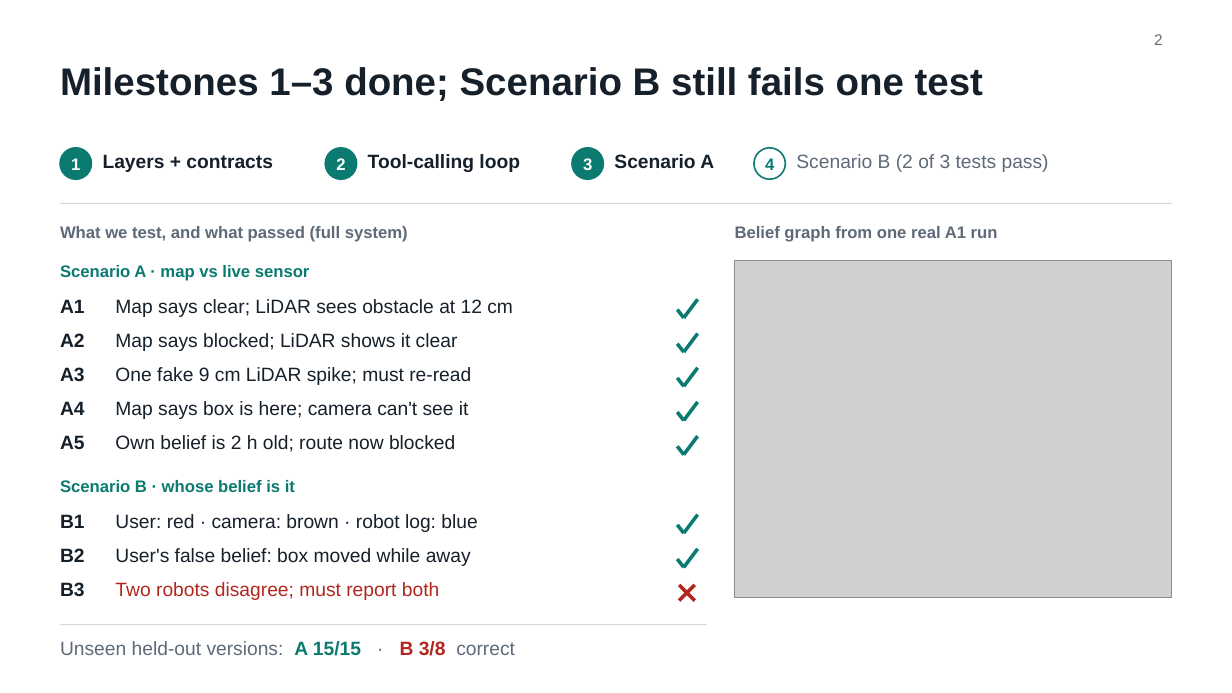
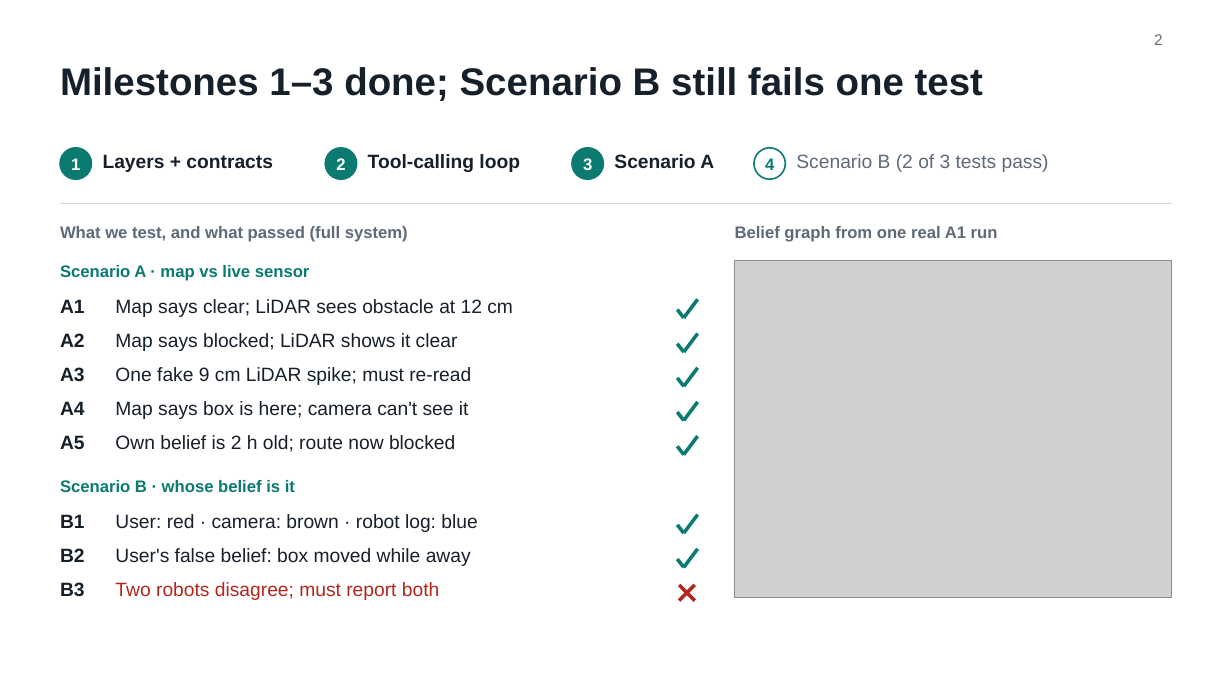
Before and after one commit to Sid-1806/I_Agent_AI_Project, a slide deck: slide 2 of I_Agent_FlashTalk.pptx. Drawn at 1232x693 pixels with LibreOffice and Linux fonts; fonts in the diff are those of the drawing; grey boxes stand for pictures. Boxes give left, top, right and bottom in pixels: in the first picture for what was removed or moved away, otherwise in the second. Text is boxed around its words. In the diff, an @@ line names an element or a change of style, - is before the commit and + after.

Commit message:
Deck: remove held-out line and 'Questions welcome'; brain layer in default style

```diff
--- a/I_Agent_FlashTalk.pptx
+++ b/I_Agent_FlashTalk.pptx
@@ line removed from (60, 625) to (707, 625) @@
@@ text removed at (60, 641, 515, 656) @@
-Unseen held-out versions: A 15/15 · B 3/8 correct
```
Also in this commit, not shown: 2 other slides changed.
